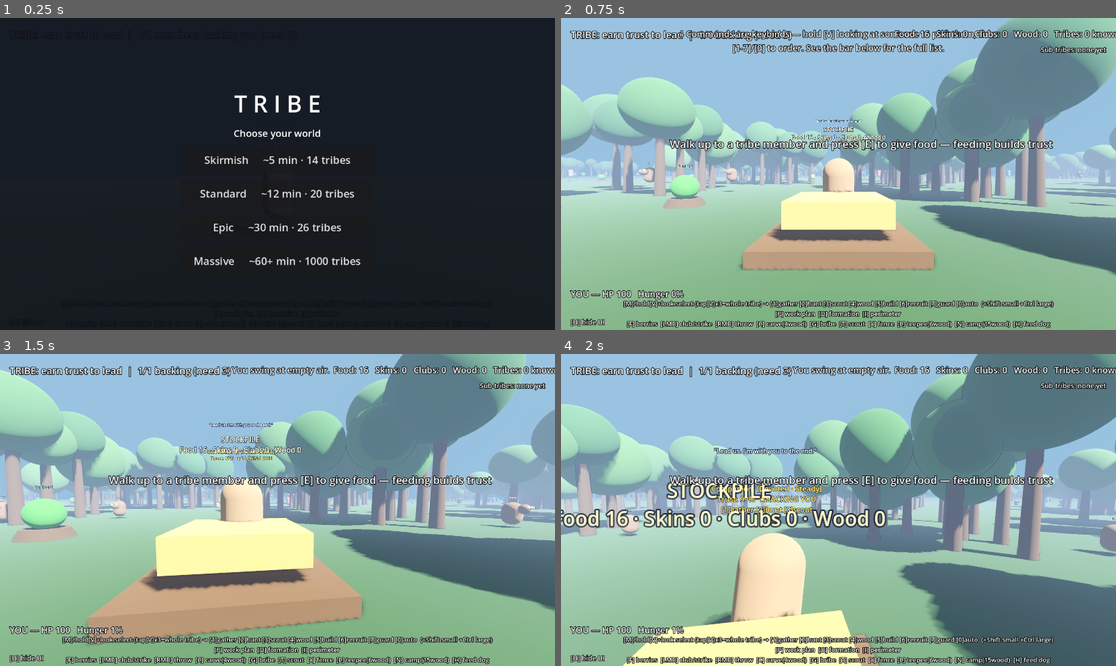
Above: before the commit, frames 1-4 (two rows, left to right).
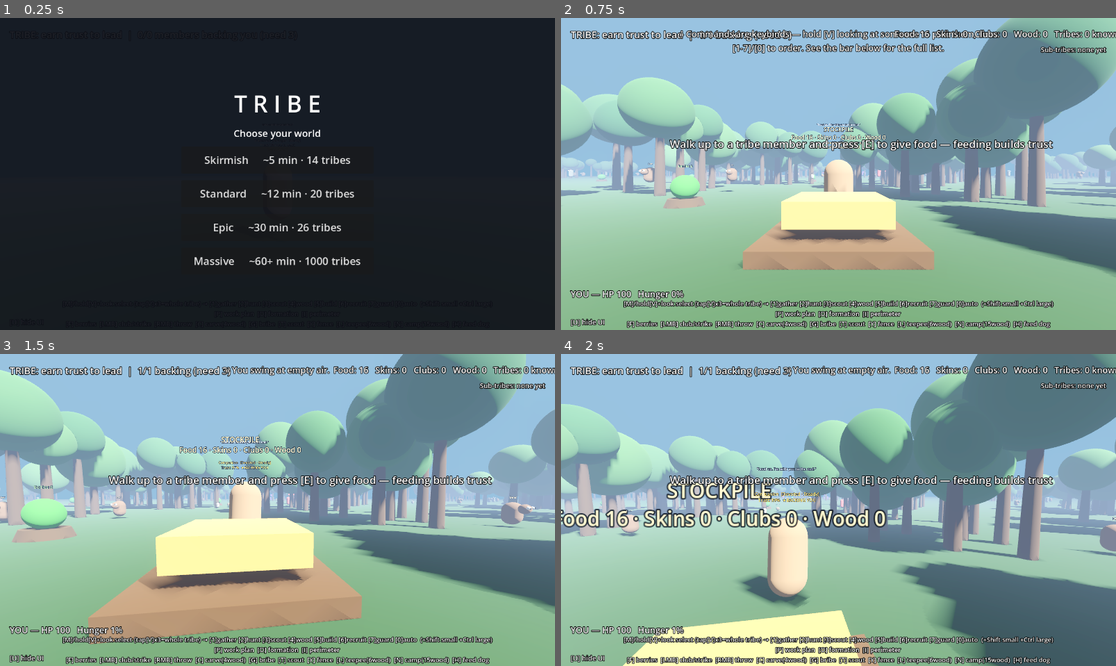
Above: after the commit, the same moments.

Repository: tritsystem/tribe
Game: Godot game, scene res://main.tscn
Two runs of this game, one before a commit and one after it. Both use one fixed random seed, a clock stepped at 60 frames per second and the inputs below.
Inputs (mouse positions are in pixels of both pictures, inside the frame that each line leads up to):
- Up to frame 1 (0.25 s): no input
- Up to frame 2 (0.75 s): click "Skirmish ~5 min · 14 tribes" at 0.5 s
- Up to frame 3 (1.5 s): tap E at 1.25 s; move the mouse to (305, 510) at 1.27 s; hold W from 1.28 s (still down); tap F at 1.35 s; click (305, 510) at 1.42 s
- Up to frame 4 (2 s): keep holding W; tap Enter (ui_accept) at 1.52 s

The runs differ from the first frame. In frame 2, 1.6% of the frame differs, in the area x 0-100%, y 16-82%; in frame 3, 2.6%; in frame 4, 5.9%, in the area x 0-100%, y 7-100%.

Commit message:
AAA: shadow tuning, NPC stay-near-work behavior, graphics default -> MEDIUM (framerate fix)
Confirmed in Godot: frames much better, still looks good.
- shadow distance/bias tuning on Sun (crisper near shadows) [peer-reviewed]
- tribemember: after non-raid tasks, deposit in place + wander nearby instead
  of running back to the player; only approach in formation [F5-confirmed feel]
- graphics_quality default HIGH -> MEDIUM: drops SSAO / MSAA4x / 4-split shadows
  that tanked framerate, keeps shadows/glow/fog/tonemap

Co-Authored-By: Claude Opus 4.8 <noreply@anthropic.com>

Diff:
--- a/graphics_quality.gd
+++ b/graphics_quality.gd
@@ -5,7 +5,10 @@
 
 enum Quality { LOW, MEDIUM, HIGH }
 
-var current: int = Quality.HIGH
+# Default MEDIUM, not HIGH: HIGH (MSAA 4x + SSAO + 4-split shadows) tanked
+# framerate. MEDIUM keeps shadows/glow/fog/tonemap (the look) but drops the
+# three biggest GPU costs. Bump to HIGH from the settings menu if the GPU allows.
+var current: int = Quality.MEDIUM
 
 func _ready() -> void:
 	set_process(true)   # apply on first frame after main scene is loaded
--- a/main.tscn
+++ b/main.tscn
@@ -70,6 +70,9 @@
 shadow_enabled = true
 directional_shadow_mode = 2
 directional_shadow_blend_splits = true
+directional_shadow_max_distance = 60.0
+shadow_bias = 0.05
+shadow_normal_bias = 2.0
 shadow_blur = 0.1
 
 [node name="Floor" type="StaticBody3D" parent="." unique_id=1639273813]
--- a/tribemember.gd
+++ b/tribemember.gd
@@ -1028,16 +1028,23 @@
                               # perpetually jostle for position via separation forces
 
 func _begin_return() -> void:
-	state = St.RETURN
-	# walk back to the STOCKPILE specifically to deposit — not our own
-	# individual home_pos (where we originally spawned, which could be
-	# scattered anywhere near camp). With many members all converging on
-	# the same tiny home_pos at a tight 0.5-unit arrival radius, separation
-	# forces pushing them apart meant they could circle the pile forever
-	# without ever all satisfying that check at once — looked exactly like
-	# getting stuck on the stockpile.
-	var sp := get_tree().get_first_node_in_group("stockpile")
-	_target = (sp as Node3D).global_position if sp else home_pos
+	if _task_kind == "raid":
+		# Raid members walk home so they aren't left stranded at the enemy camp.
+		state = St.RETURN
+		var sp := get_tree().get_first_node_in_group("stockpile")
+		_target = (sp as Node3D).global_position if sp else home_pos
+		return
+	# For all other tasks: deposit loot in place and wander nearby.
+	# Members should stay near where they worked, not sprint back to the player.
+	state = St.WANDER
+	if is_busy:
+		_complete_task()
+	# If _complete_task() triggered a new order (e.g. recruit-after-gather),
+	# don't clobber its destination.
+	if not is_busy:
+		var ang := randf() * TAU
+		_target = global_position + Vector3(cos(ang), 0.0, sin(ang)) * randf_range(2.0, 4.0)
+		_target.y = global_position.y
 
 func _do_gather() -> void:
 	if _target_node and _target_node.has_method("harvest"):
@@ -1509,15 +1516,11 @@
 	if not _leaving and _player_node != null:
 		var dp := global_position.distance_to(_player_node.global_position)
 		var fkind: String = manager.formation_kind if (manager and "formation_kind" in manager) else "loose"
-		# formation positioning itself only needs SOME trust (relationship >
-		# 0, matching the rest of the formation fixes) — it used to require
-		# is_backing_you here too, so even though _auto_work correctly
-		# stopped a partial-trust member from picking a new chore, they'd
-		# just fall through to plain _wander() instead of actually moving
-		# into their formation slot. is_backing_you still gates the
-		# unrelated "trail me everywhere"/"approach when I'm close" behavior.
+		# Members move toward the player only when a formation pulls them in.
+		# Removing the old distance-based trailing so members stay near where
+		# they worked instead of running back to the player after every task.
 		var formation_active: bool = fkind != "loose" and relationship > 0.0 and dp <= FORMATION_RALLY_RANGE
-		if (is_backing_you and (dp > 6.0 or (player_in_range and fkind != "loose"))) or formation_active:
+		if formation_active:
 			var target_pos := _stand_near(_player_node.global_position)
 			if fkind != "loose" and manager and manager.has_method("formation_offset"):
 				_formation_cd -= delta
